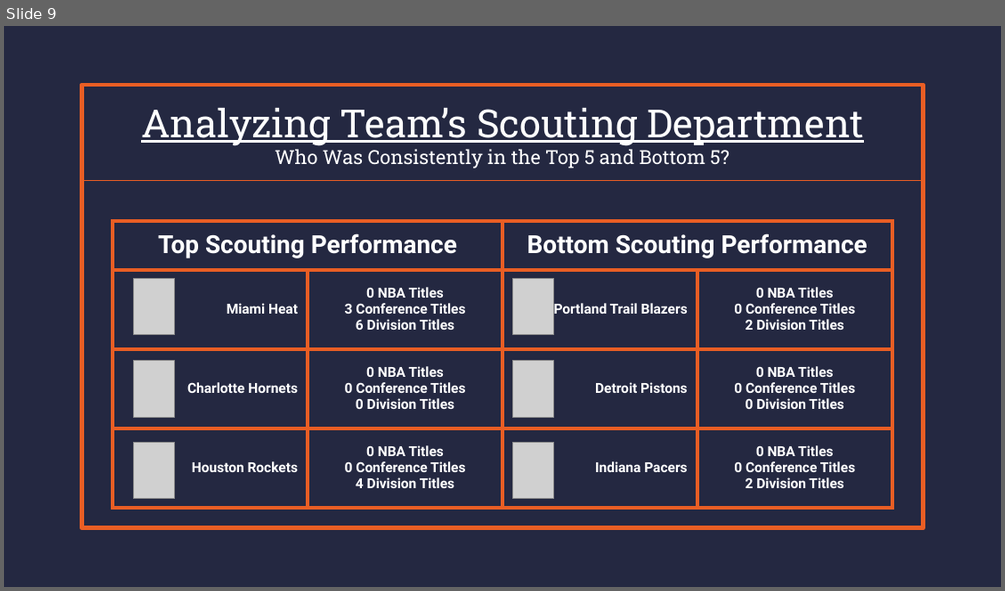
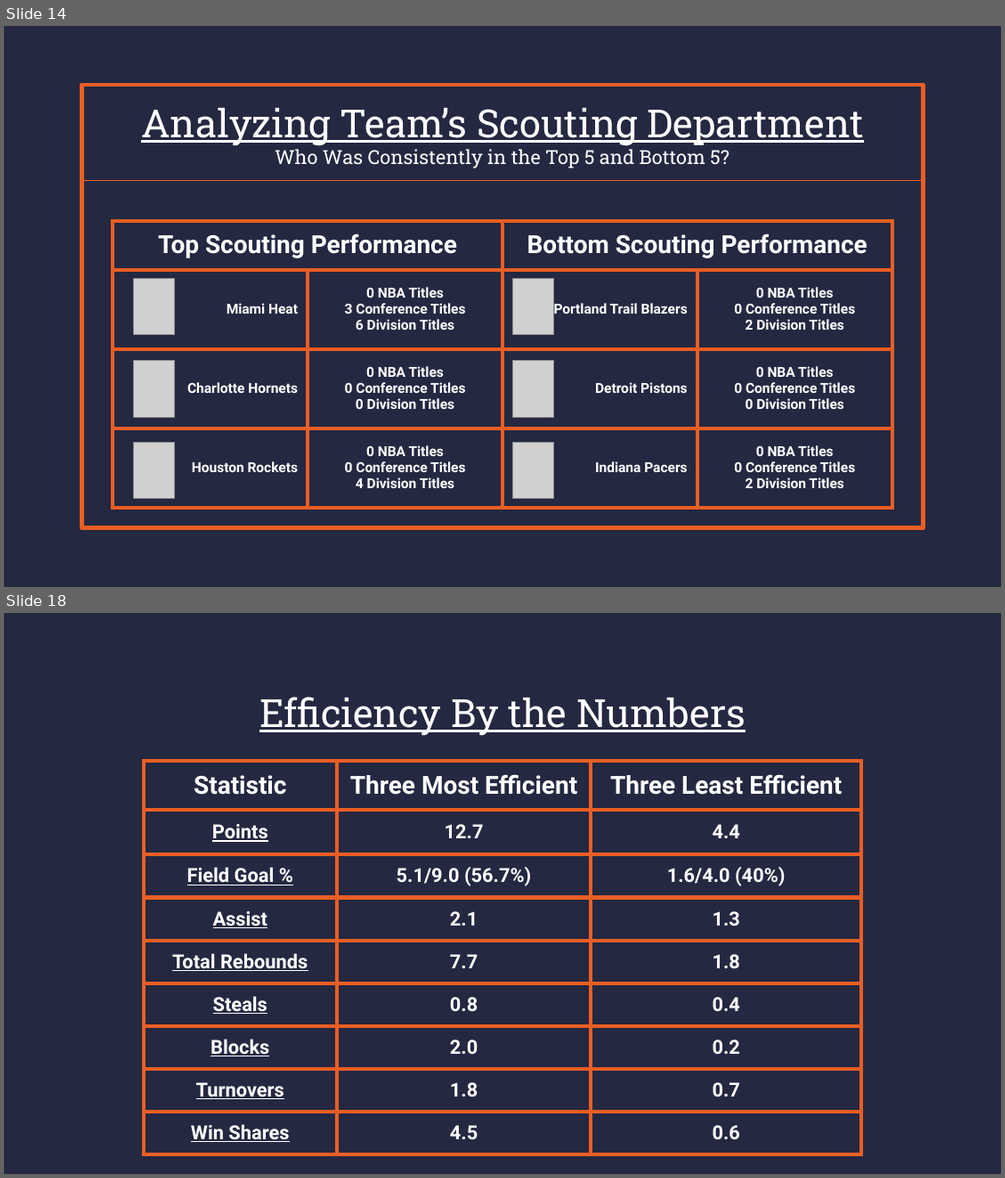
Before and after one commit to Zavello/capstone_DA12_NBA, a slide deck: CapStone Presentation.pptx. Shown one above the other, each under a label of ours: slide 9 before the commit, slides 14 and 18 after it; the slides between them are not shown. The pictures are 1005x591 and 1005x1178 pixels, drawn with LibreOffice and Linux fonts; fonts in the diff are those of the drawing; grey boxes stand for pictures. Boxes give left, top, right and bottom in pixels: in the first picture for what was removed or moved away, otherwise in the second. Text is boxed around its words. In the diff, an @@ line names an element or a change of style, - is before the commit and + after.

Commit message:
least_eff_shotchart

```diff
--- a/CapStone Presentation.pptx
+++ b/CapStone Presentation.pptx
@@ slide 18 added at <box>4,613,1001,1174</box>, background #242841; not listed: 1 template element that a slide beside it also shows @@
@@ rectangle added at <box>81,673,923,1113</box>, outline #242841 4.5 pt @@
@@ text added at <box>259,697,745,736</box>, 28 pt, text #FFFFFF, underline @@
+Efficiency By the Numbers
@@ table added at <box>144,761,862,1158</box>, 9 rows, 3 columns @@
+Statistic | Three Most Efficient | Three Least Efficient
+Points | 12.7 | 4.4
+Field Goal % | 5.1/9.0 (56.7%) | 1.6/4.0 (40%)
+Assist | 2.1 | 1.3
+Total Rebounds | 7.7 | 1.8
+Steals | 0.8 | 0.4
+Blocks | 2.0 | 0.2
+Turnovers | 1.8 | 0.7
+Win Shares | 4.5 | 0.6
@@ what was slide 9 is now slide 14 @@
```
Also in this commit, not shown: 1 slide changed, 6 other slides added, 11 other files.
